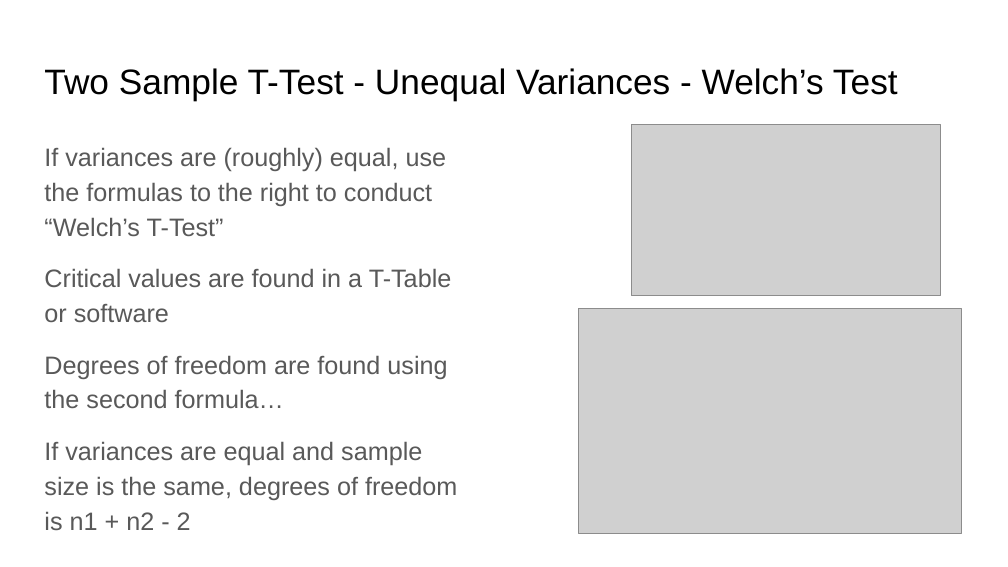
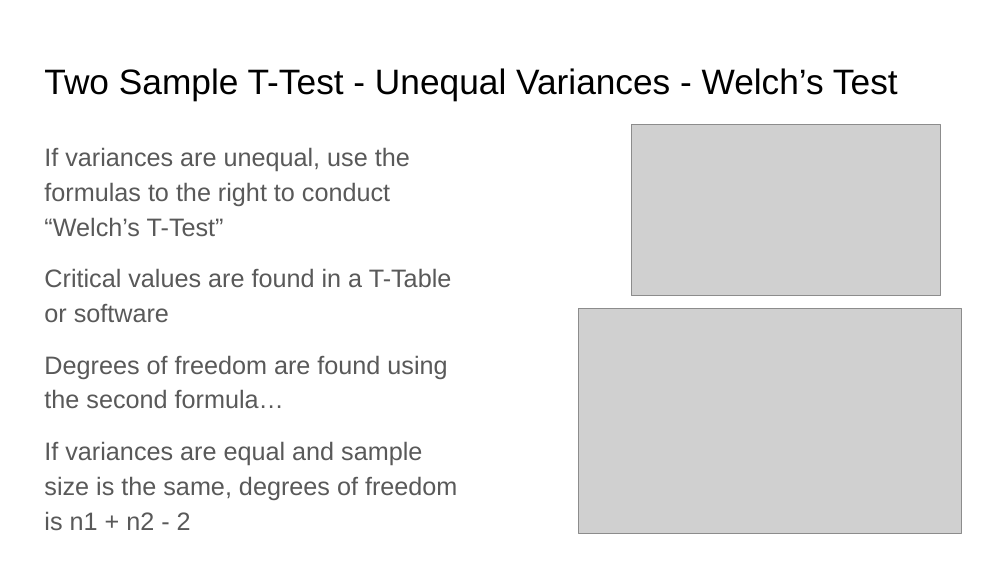
Before and after one commit to rjwrobel86/Python4Statistics, a slide deck: slide 61 of Stuff For Class/Slides/Hypothesis Testing.pptx (slide 54 before the commit). Drawn at 1008x567 pixels with LibreOffice and Linux fonts; fonts in the diff are those of the drawing; grey boxes stand for pictures. Boxes give left, top, right and bottom in pixels: in the first picture for what was removed or moved away, otherwise in the second. Text is boxed around its words. In the diff, an @@ line names an element or a change of style, - is before the commit and + after.

```diff
--- a/Stuff For Class/Slides/Hypothesis Testing.pptx
+++ b/Stuff For Class/Slides/Hypothesis Testing.pptx
@@ text at [44,147,410,236]: text changed @@
-If variances are (roughly) equal, use the formulas to the right to conduct “Welch’s T-Test”
+If variances are unequal, use the formulas to the right to conduct “Welch’s T-Test”
```
Also in this commit, not shown: 12 other slides changed, 8 slides added, 4 slides removed, 3 other files.
